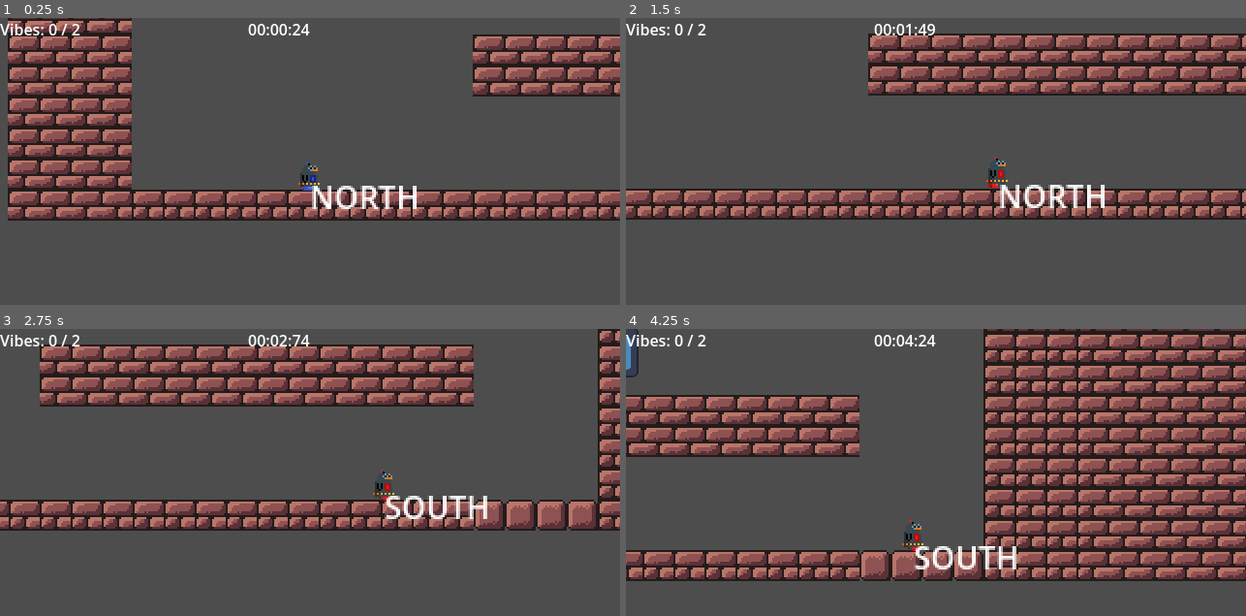
Above: before the commit, frames 1-4 (two rows, left to right).
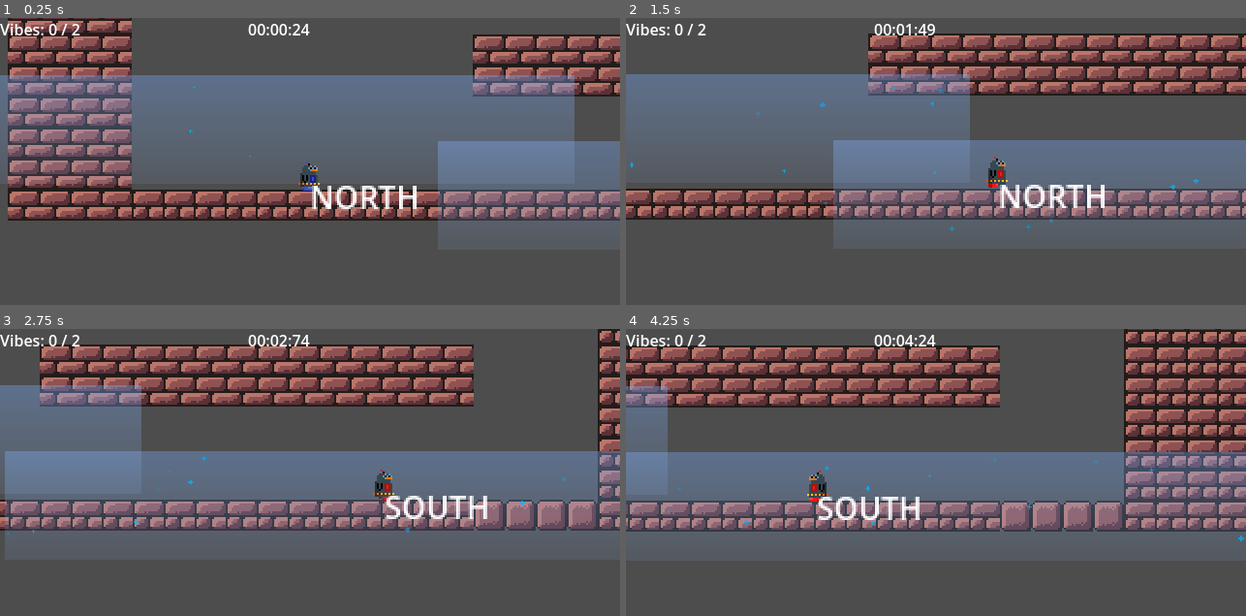
Above: after the commit, the same moments.

Repository: RichardMJaks/gamecamp-2025
Game: Godot game, scene res://example_level.tscn
Two runs of this game, one before a commit and one after it. Both use one fixed random seed, a clock stepped at 60 frames per second and the inputs below. The engine's default icon, where the game draws it, is replaced by a stand-in: a white triangle on a blue panel in a dark square.
Inputs (mouse positions are in pixels of both pictures, inside the frame that each line leads up to):
- Up to frame 1 (0.25 s): no input
- Up to frame 2 (1.5 s): move the mouse to (1072, 158) at 0.52 s; hold D (m_right) 0.53-1.28 s; click (1072, 158) at 0.6 s; move the mouse to (812, 187) at 1.27 s; hold S (m_down) from 1.28 s (still down); click (812, 187) at 1.35 s
- Up to frame 3 (2.75 s): move the mouse to (372, 415) at 2.02 s; release S (m_down) at 2.03 s; hold D (m_right) from 2.03 s (still down); click (372, 415) at 2.1 s
- Up to frame 4 (4.25 s): move the mouse to (905, 547) at 2.77 s; release D (m_right) at 2.78 s; hold W (m_up) 2.78-3.53 s; click (905, 547) at 2.85 s; move the mouse to (1122, 529) at 3.52 s; hold A (m_left) from 3.53 s (still down); click (1122, 529) at 3.6 s

The runs differ from the first frame. In frame 1, 38% of the frame differs, in the area x 0-100%, y 19-76%; in frame 2, 37%; in frame 3, 37%; in frame 4, 73%, in the area x 0-100%, y 0-88%.

Commit message:
created tool for floor magnet

Diff:
--- a/Scenes/Magnets/floor_magnet.tscn
+++ b/Scenes/Magnets/floor_magnet.tscn
@@ -1,6 +1,6 @@
 [gd_scene load_steps=3 format=3 uid="uid://cfjldb6u0snqw"]
 
-[ext_resource type="Script" uid="uid://bwxcxd3ci7mve" path="res://Scripts/magnet_vol2/magnet_floor.gd" id="1_1ngw0"]
+[ext_resource type="Script" uid="uid://bwxcxd3ci7mve" path="res://magnet_vol2/flat_magnet/magnet_floor.gd" id="1_1ngw0"]
 
 [sub_resource type="RectangleShape2D" id="RectangleShape2D_rbmvp"]
 size = Vector2(217, 64)
--- a/example_level.tscn
+++ b/example_level.tscn
@@ -2,7 +2,7 @@
 
 [ext_resource type="Script" uid="uid://citxuu4ptppu8" path="res://Scripts/level.gd" id="1_m821y"]
 [ext_resource type="Texture2D" uid="uid://g12g5gla7dad" path="res://Cave Platformer Tileset [16x16][FREE] - RottingPixels/cave-platformer-tileset-16x16.png" id="1_o7q03"]
-[ext_resource type="PackedScene" uid="uid://drvxfx2cgjfaq" path="res://magnet_vol2/flat_magnet.tscn" id="2_y5x4s"]
+[ext_resource type="PackedScene" uid="uid://drvxfx2cgjfaq" path="res://magnet_vol2/flat_magnet/flat_magnet.tscn" id="2_y5x4s"]
 [ext_resource type="PackedScene" uid="uid://daujuqli7pyvy" path="res://magnet_vol2/radial_magnet.tscn" id="3_hx7as"]
 [ext_resource type="PackedScene" uid="uid://hm7oj8v2rsqi" path="res://player/player.tscn" id="4_hx7as"]
 [ext_resource type="Script" uid="uid://cm6s0fnowd2ji" path="res://Scripts/game_controller.gd" id="5_8yhuf"]
--- a/magnet_vol2/flat_magnet.tscn
+++ /dev/null
@@ -1,14 +0,0 @@
-[gd_scene load_steps=3 format=3 uid="uid://drvxfx2cgjfaq"]
-
-[ext_resource type="Script" uid="uid://bwxcxd3ci7mve" path="res://Scripts/magnet_vol2/magnet_floor.gd" id="1_02ev6"]
-
-[sub_resource type="RectangleShape2D" id="RectangleShape2D_kh203"]
-size = Vector2(61.5, 56)
-
-[node name="FlatMagnet" type="Area2D"]
-collision_layer = 2
-collision_mask = 2
-script = ExtResource("1_02ev6")
-
-[node name="CollisionShape2D" type="CollisionShape2D" parent="."]
-shape = SubResource("RectangleShape2D_kh203")
--- /dev/null
+++ b/magnet_vol2/flat_magnet/flat_magnet.tscn
@@ -0,0 +1,75 @@
+[gd_scene load_steps=15 format=3 uid="uid://drvxfx2cgjfaq"]
+
+[ext_resource type="Script" uid="uid://bwxcxd3ci7mve" path="res://magnet_vol2/flat_magnet/magnet_floor.gd" id="1_02ev6"]
+[ext_resource type="Script" uid="uid://cokk0p0umguea" path="res://magnet_vol2/flat_magnet/magnet_gradient_floor.gd" id="2_kh203"]
+[ext_resource type="Texture2D" uid="uid://o5vh54e854er" path="res://magnet_vol2/south_particle.png" id="3_j61ub"]
+[ext_resource type="Script" uid="uid://c400vfut8b5ws" path="res://magnet_vol2/flat_magnet/particles.gd" id="4_qch6w"]
+[ext_resource type="Texture2D" uid="uid://p7clqbwapl8w" path="res://magnet_vol2/north_particle.png" id="5_8ohhs"]
+
+[sub_resource type="RectangleShape2D" id="RectangleShape2D_kh203"]
+size = Vector2(70.75, 59)
+
+[sub_resource type="Gradient" id="Gradient_j61ub"]
+colors = PackedColorArray(0.492046, 0.698031, 0.999999, 0.356863, 0.594277, 0.758817, 1, 0.109804)
+
+[sub_resource type="GradientTexture2D" id="GradientTexture2D_by7wj"]
+gradient = SubResource("Gradient_j61ub")
+width = 70
+height = 59
+fill_from = Vector2(1, 0)
+fill_to = Vector2(0, 0)
+
+[sub_resource type="Gradient" id="Gradient_qch6w"]
+colors = PackedColorArray(1, 0.21268, 0.159696, 0.47451, 1, 0.247059, 0.188235, 0.164706)
+
+[sub_resource type="Curve" id="Curve_8ohhs"]
+_data = [Vector2(0.00269542, 0.235294), 0.0, 3.52646, 0, 0, Vector2(0.994609, 0.221639), 0.0, 0.0, 0, 0]
+point_count = 2
+
+[sub_resource type="CurveTexture" id="CurveTexture_5ra4g"]
+curve = SubResource("Curve_8ohhs")
+
+[sub_resource type="Curve" id="Curve_rr38n"]
+_data = [Vector2(0, 0), 0.0, 4.4562, 0, 0, Vector2(1, 0.597164), -0.686939, 0.0, 0, 0]
+point_count = 2
+
+[sub_resource type="CurveTexture" id="CurveTexture_hguyq"]
+curve = SubResource("Curve_rr38n")
+
+[sub_resource type="ParticleProcessMaterial" id="ParticleProcessMaterial_5ra4g"]
+particle_flag_disable_z = true
+emission_shape = 3
+emission_box_extents = Vector3(30.375, 24.5, 1)
+gravity = Vector3(0, 0, 0)
+scale_min = 0.9
+scale_curve = SubResource("CurveTexture_hguyq")
+color = Color(0, 0.713726, 1, 1)
+alpha_curve = SubResource("CurveTexture_5ra4g")
+
+[node name="FlatMagnet" type="Area2D"]
+collision_layer = 2
+collision_mask = 2
+script = ExtResource("1_02ev6")
+magnet_direction = 1
+
+[node name="CollisionShape2D" type="CollisionShape2D" parent="."]
+visible = false
+shape = SubResource("RectangleShape2D_kh203")
+
+[node name="Gradient" type="Sprite2D" parent="." node_paths=PackedStringArray("collider")]
+texture = SubResource("GradientTexture2D_by7wj")
+script = ExtResource("2_kh203")
+collider = NodePath("../CollisionShape2D")
+north_gradient = SubResource("Gradient_j61ub")
+south_gradient = SubResource("Gradient_qch6w")
+
+[node name="Particles" type="GPUParticles2D" parent="." node_paths=PackedStringArray("collider")]
+amount = 20
+texture = ExtResource("5_8ohhs")
+process_material = SubResource("ParticleProcessMaterial_5ra4g")
+script = ExtResource("4_qch6w")
+collider = NodePath("../CollisionShape2D")
+south_particle = ExtResource("3_j61ub")
+north_particle = ExtResource("5_8ohhs")
+south_color = Color(1, 0, 0, 1)
+north_color = Color(0, 0.713726, 1, 1)
--- /dev/null
+++ b/magnet_vol2/flat_magnet/magnet_gradient_floor.gd
@@ -0,0 +1,38 @@
+@tool
+extends Sprite2D
+
+@export var collider: CollisionShape2D
+var positions: Array[Array] = [
+	[Vector2.ZERO, Vector2(1, 0)],
+	[Vector2(1, 0), Vector2.ZERO],
+	[Vector2.ZERO, Vector2(0, 1)],
+	[Vector2(0, 1), Vector2.ZERO]
+]
+
+@export var north_gradient: Gradient
+@export var south_gradient: Gradient
+
+func _process(_delta: float) -> void:
+	# To not fill console up with errors
+	if not collider:
+		return
+
+	position = collider.position
+	_apply_colors()
+	_apply_size()
+
+
+func _apply_colors() -> void:
+	var gradient_positions = positions[owner.magnet_direction]
+	texture.fill_from = gradient_positions[0]
+	texture.fill_to = gradient_positions[1]
+	if owner.pole == GlobalVars.POLE.NORTH:
+		texture.gradient = north_gradient
+	if owner.pole == GlobalVars.POLE.SOUTH:
+		print("south")
+		texture.gradient = south_gradient
+
+func _apply_size() -> void:
+	var texture_size = collider.shape.size
+	texture.width = texture_size.x
+	texture.height = texture_size.y
--- /dev/null
+++ b/magnet_vol2/flat_magnet/particles.gd
@@ -0,0 +1,23 @@
+@tool
+extends GPUParticles2D
+
+@export var collider: CollisionShape2D
+@export var south_particle: Texture2D
+@export var north_particle: Texture2D
+@export var south_color: Color
+@export var north_color: Color
+
+func _process(delta: float) -> void:
+	_apply_particle()
+	var box_size: Vector2 = collider.shape.size
+	process_material.emission_box_extents.x = box_size.x / 2 - 5
+	process_material.emission_box_extents.y = box_size.y / 2 - 5
+
+
+func _apply_particle():
+	if owner.pole == GlobalVars.POLE.NORTH:
+		texture = north_particle
+		process_material.color = north_color
+	if owner.pole == GlobalVars.POLE.SOUTH:
+		texture = south_particle
+		process_material.color = south_color
--- a/player/player.tscn
+++ b/player/player.tscn
@@ -673,7 +673,7 @@
 [node name="Sprite" type="AnimatedSprite2D" parent="."]
 sprite_frames = SubResource("SpriteFrames_j55il")
 animation = &"red_idle"
-frame = 3
+frame = 2
 script = ExtResource("3_boad6")
 
 [node name="AttractionArea" type="Area2D" parent="."]
Renamed: Scripts/magnet_vol2/magnet_floor.gd -> magnet_vol2/flat_magnet/magnet_floor.gd
Renamed: Scripts/magnet_vol2/magnet_floor.gd.uid -> magnet_vol2/flat_magnet/magnet_floor.gd.uid
Not shown, added: magnet_vol2/flat_magnet/magnet_gradient_floor.gd.uid
Not shown, added: magnet_vol2/flat_magnet/particles.gd.uid
Renamed: Scripts/magnet_vol2/magnet.gd -> magnet_vol2/magnet.gd
Renamed: Scripts/magnet_vol2/magnet.gd.uid -> magnet_vol2/magnet.gd.uid
Binary file added: magnet_vol2/north_particle.png
Not shown, added: magnet_vol2/north_particle.png.import
Binary file added: magnet_vol2/south_particle.png
Not shown, added: magnet_vol2/south_particle.png.import
